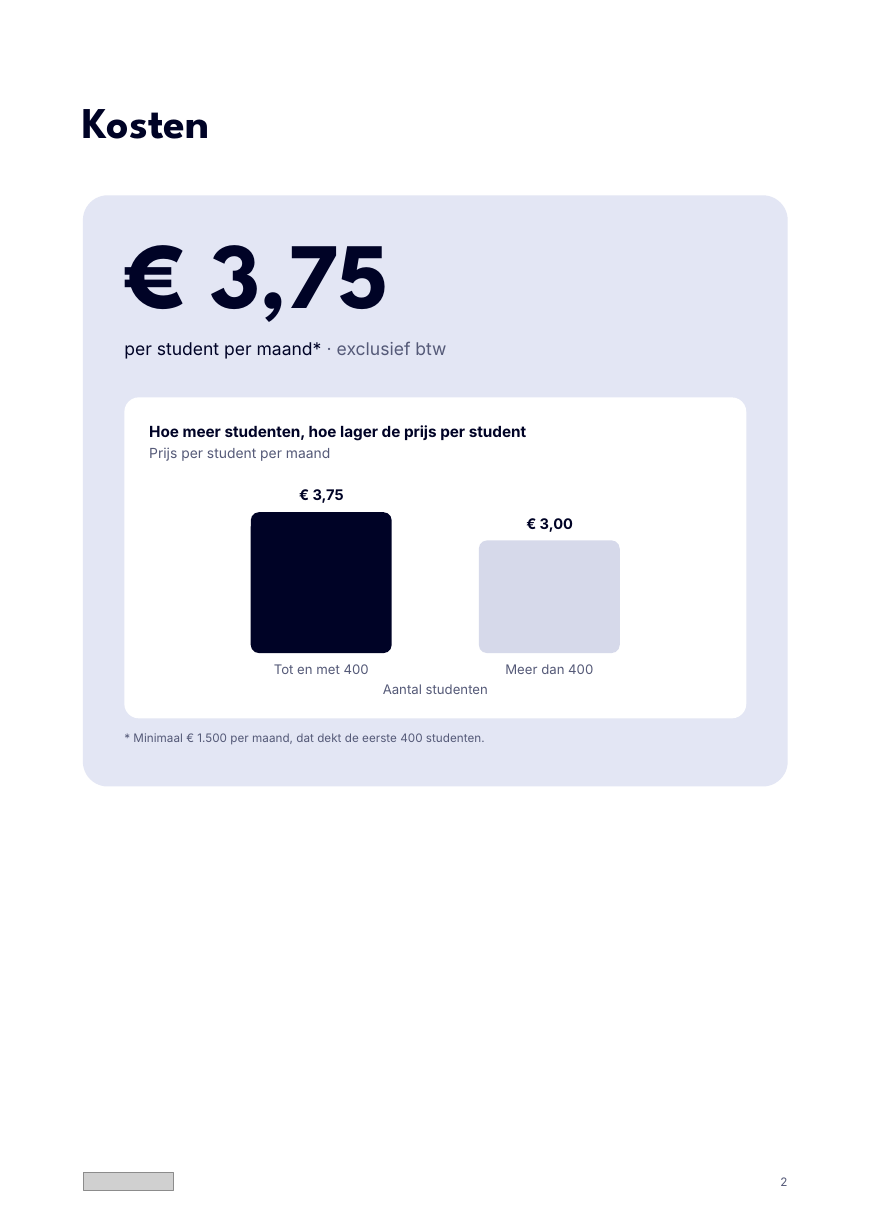
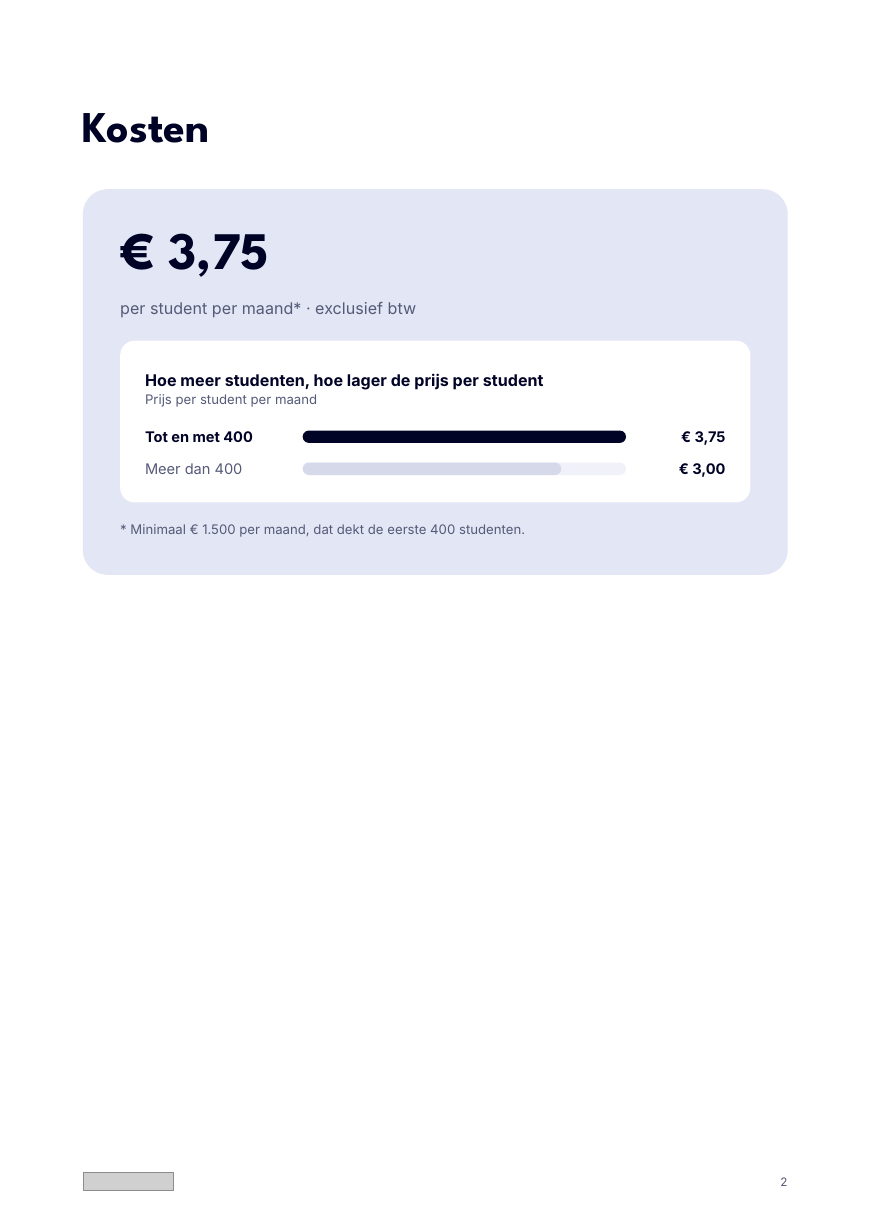
Before and after one commit to Dante-Eduface/Claude, a slide deck: slide 2 of Design/Concepts/document/eduface-document-bewerkbaar.pptx. Drawn at 871x1232 pixels with LibreOffice and Linux fonts; fonts in the diff are those of the drawing; grey boxes stand for pictures. Boxes give left, top, right and bottom in pixels: in the first picture for what was removed or moved away, otherwise in the second. Text is boxed around its words. In the diff, an @@ line names an element or a change of style, - is before the commit and + after.

```diff
--- a/Design/Concepts/document/eduface-document-bewerkbaar.pptx
+++ b/Design/Concepts/document/eduface-document-bewerkbaar.pptx
@@ text "Kosten" at bbox=[83, 113, 210, 143]: line spacing 31.5pt to 33pt @@
@@ rounded rectangle: place and size @@
-rounded rectangle at bbox=[83, 195, 788, 786]
+rounded rectangle at bbox=[83, 190, 788, 575]
@@ rounded rectangle at bbox=[83, 190, 788, 575]: proportions changed @@
@@ text "€ 3,75": place and size @@
-text "€ 3,75" at bbox=[210, 245, 389, 322]
+text "€ 3,75" at bbox=[169, 233, 270, 277]
@@ text "€ 3,75" at bbox=[169, 233, 270, 277]: size 64 to 36 pt; line spacing 60.8pt to 36pt @@
@@ text "per student per maand* · ...": place and size @@
-text "per student per maand* · ..." at bbox=[124, 341, 446, 359]
+text "per student per maand* · ..." at bbox=[120, 302, 417, 317]
@@ text "per student per maand* · ..." at bbox=[120, 302, 417, 317]: size 12 to 11 pt; text colour #000326 to #555A78 in "per student per maand*"; line spacing 14.4pt to 16.5pt @@
@@ rounded rectangle at bbox=[120, 340, 750, 502]: proportions changed @@
@@ rounded rectangle: place and size @@
-rounded rectangle at bbox=[124, 397, 747, 718]
+rounded rectangle at bbox=[120, 340, 750, 502]
@@ text "Hoe meer studenten, hoe lager ...": place and size @@
-text "Hoe meer studenten, hoe lager ..." at bbox=[149, 425, 526, 441]
+text "Hoe meer studenten, hoe lager ..." at bbox=[145, 373, 544, 390]
@@ text "Hoe meer studenten, hoe lager ..." at bbox=[145, 373, 544, 390]: size 10.5 to 11 pt; line spacing 12.6pt to 15.9pt @@
@@ text "Prijs per student per maand": place and size @@
-text "Prijs per student per maand" at bbox=[149, 447, 330, 461]
+text "Prijs per student per maand" at bbox=[145, 394, 317, 407]
@@ text "Prijs per student per maand" at bbox=[145, 394, 317, 407]: size 9.5 to 9 pt; line spacing 11.4pt to 12.6pt @@
@@ text "Tot en met 400": place and size @@
-text "Tot en met 400" at bbox=[274, 664, 369, 674]
+text "Tot en met 400" at bbox=[145, 431, 253, 442]
@@ text "Tot en met 400" at bbox=[145, 431, 253, 442]: size 9 to 10 pt, text colour #555A78 to #000326, bold on; line spacing 10.8pt to 12pt @@
@@ rounded rectangle added at bbox=[302, 431, 626, 443], fill #000326 @@
@@ text "€ 3,75" at bbox=[695, 431, 726, 445]: alignment left to right @@
@@ text "€ 3,75": place and size @@
-text "€ 3,75" at bbox=[313, 489, 344, 503]
+text "€ 3,75" at bbox=[695, 431, 726, 445]
@@ text "Meer dan 400": place and size @@
-text "Meer dan 400" at bbox=[505, 664, 593, 674]
+text "Meer dan 400" at bbox=[145, 463, 243, 474]
@@ text "Meer dan 400" at bbox=[145, 463, 243, 474]: size 9 to 10 pt; line spacing 10.8pt to 12pt @@
@@ rounded rectangle added at bbox=[302, 462, 626, 475], fill #F1F2F9 @@
@@ rounded rectangle added at bbox=[302, 462, 561, 475], fill #D6D9EA @@
@@ text "€ 3,00": place and size @@
-text "€ 3,00" at bbox=[540, 518, 573, 532]
+text "€ 3,00" at bbox=[692, 463, 725, 477]
@@ text "€ 3,00" at bbox=[692, 463, 725, 477]: alignment left to right @@
@@ text "* Minimaal € 1.500 per ...": place and size @@
-text "* Minimaal € 1.500 per ..." at bbox=[133, 733, 485, 745]
+text "* Minimaal € 1.500 per ..." at bbox=[130, 524, 525, 537]
@@ text "* Minimaal € 1.500 per ..." at bbox=[130, 524, 525, 537]: size 8 to 9 pt; line spacing 9.6pt to 12.6pt @@
@@ rounded rectangle removed at bbox=[251, 512, 392, 653] @@
@@ rounded rectangle removed at bbox=[479, 540, 620, 653] @@
@@ text removed at bbox=[383, 684, 488, 694] @@
-Aantal studenten
```
Also in this commit, not shown: 5 other slides changed, 30 other files.
